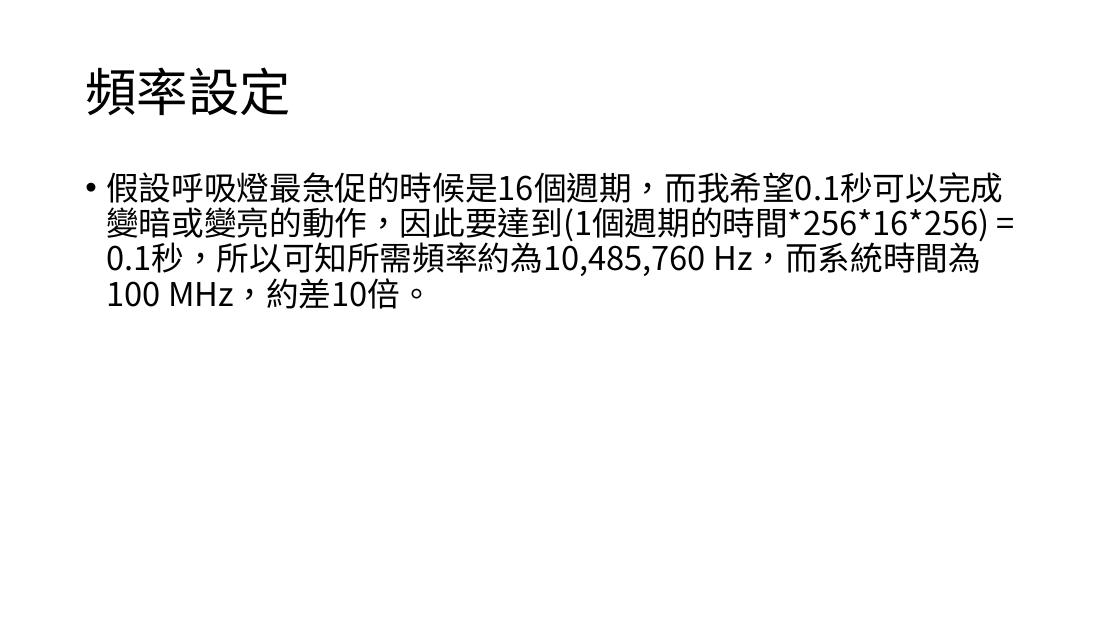
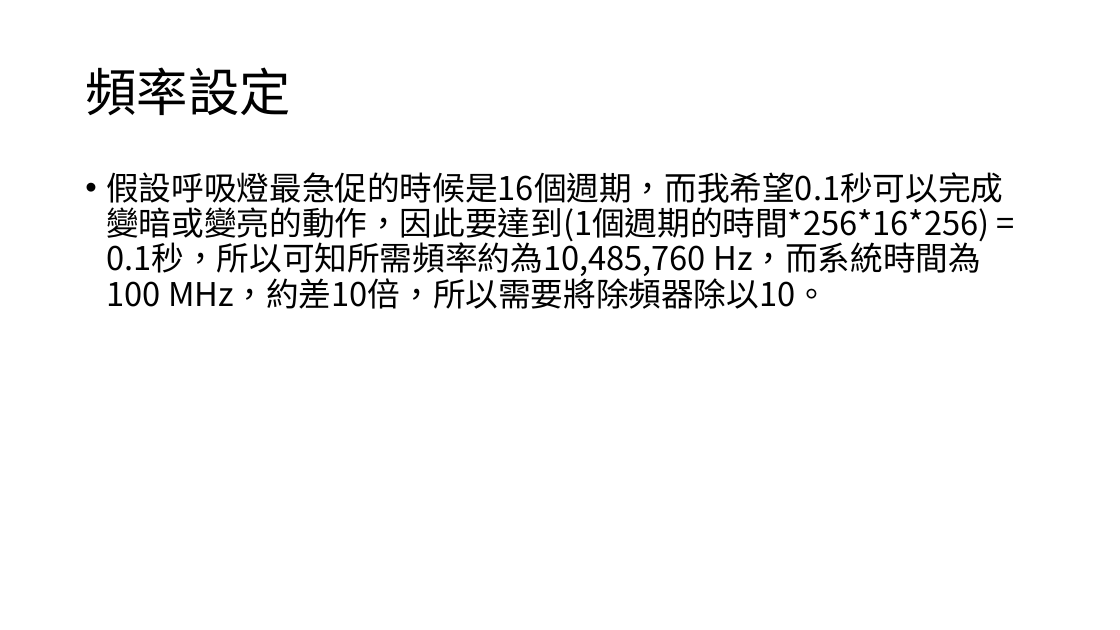
Before and after one commit to YUHAO-109112128/HW3_breath-light, a slide deck: slide 3 of HW3_呼吸燈.pptx. Drawn at 1120x630 pixels with LibreOffice and Linux fonts; fonts in the diff are those of the drawing. Boxes give left, top, right and bottom in pixels: in the first picture for what was removed or moved away, otherwise in the second. Text is boxed around its words. In the diff, an @@ line names an element or a change of style, - is before the commit and + after.

```diff
--- a/HW3_呼吸燈.pptx
+++ b/HW3_呼吸燈.pptx
@@ text at <box>106,172,1003,309</box>: text changed @@
-• 假設呼吸燈最急促的時候是16個週期，而我希望0.1秒可以完成變暗或變亮的動作，因此要達到(1個週期的時間*256*16*256) = 0.1秒，所以可知所需頻率約為10,485,760 Hz，而系統時間為100 MHz，約差10倍。
+• 假設呼吸燈最急促的時候是16個週期，而我希望0.1秒可以完成變暗或變亮的動作，因此要達到(1個週期的時間*256*16*256) = 0.1秒，所以可知所需頻率約為10,485,760 Hz，而系統時間為100 MHz，約差10倍，所以需要將除頻器除以10。
```
Also in this commit, not shown: 7 slides added.
